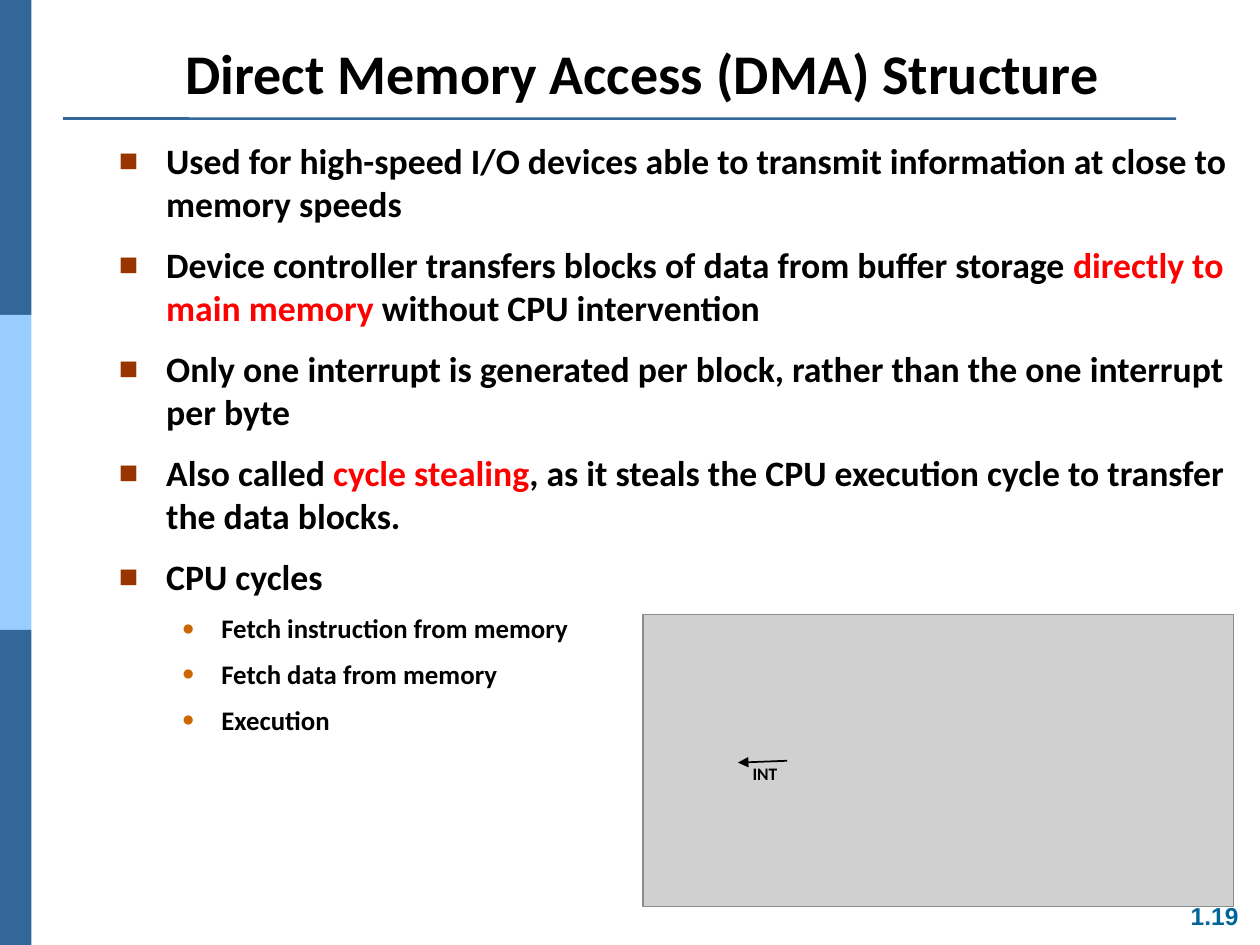
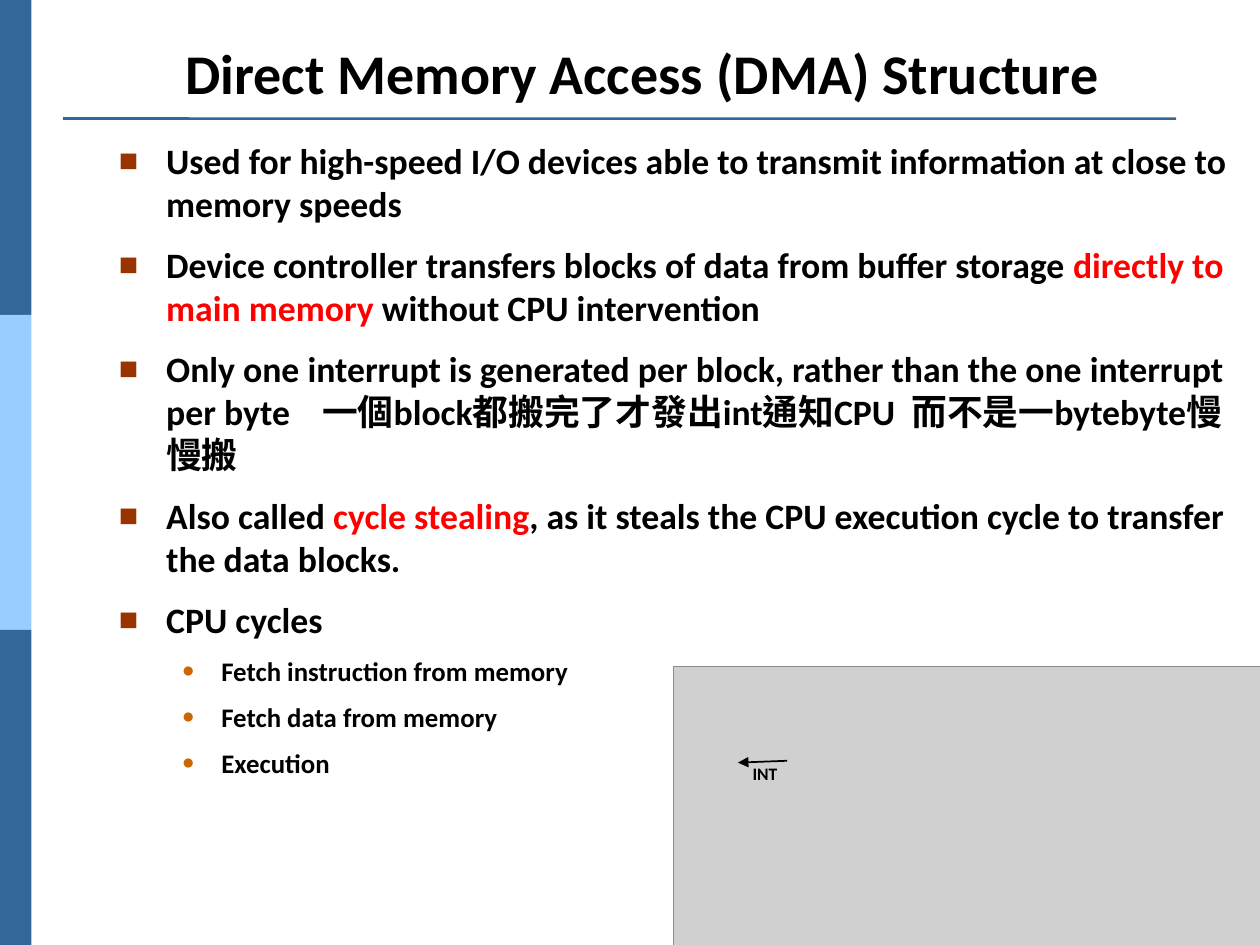
Before and after one commit to Yang09701194/OS_Learning, a slide deck: slide 19 of ch01.ppt. Drawn at 1260x945 pixels with LibreOffice and Linux fonts; fonts in the diff are those of the drawing; grey boxes stand for pictures. Boxes give left, top, right and bottom in pixels: in the first picture for what was removed or moved away, otherwise in the second. Text is boxed around its words. In the diff, an @@ line names an element or a change of style, - is before the commit and + after.

```diff
--- a/ch01.ppt
+++ b/ch01.ppt
@@ text at (166,357,1223,431): text changed @@
-■ Only one interrupt is generated per block, rather than the one interrupt per byte
+■ Only one interrupt is generated per block, rather than the one interrupt per byte 一個block都搬完了才發出int通知CPU 而不是一bytebyte慢慢搬
@@ picture: place and size @@
-picture at (643,615,1234,907)
+picture at (673,667,1260,945)
@@ page number removed at (1191,905,1239,926) @@
-1.19
```
Also in this commit, not shown: 5 other slides changed, 2 slides added.
